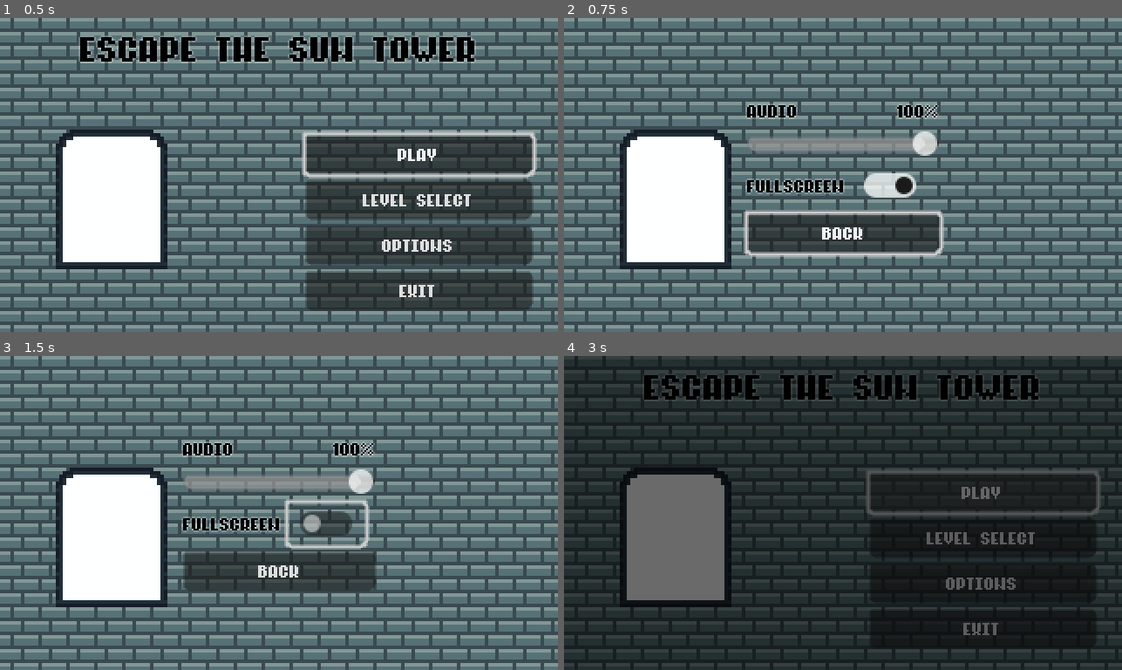
Above: before the commit, frames 1-4 (two rows, left to right).
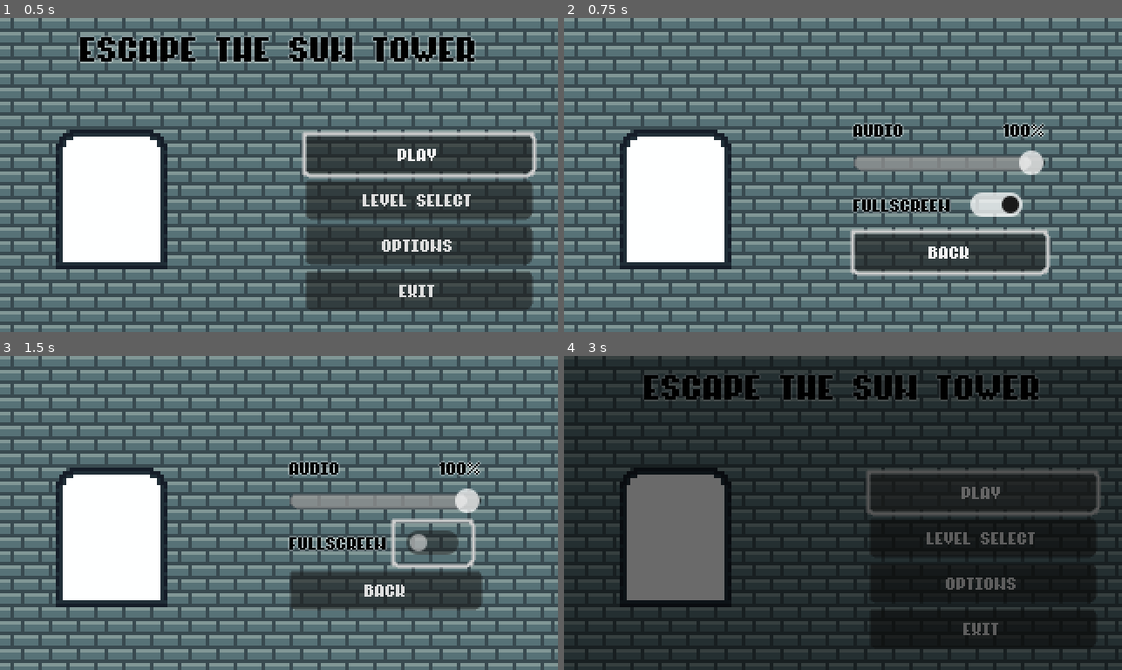
Above: after the commit, the same moments.

Repository: veren-damyanov/suntower
Game: Godot game, scene res://scenes/main_menu.tscn
The game is run twice, just before and just after one commit, with the same random seed, the same clock (stepped at 60 frames per second) and the same inputs.
Inputs (mouse positions are in pixels of both pictures, inside the frame that each line leads up to; where the layout moved, square brackets give the same spot in the first picture):
- Up to frame 1 (0.5 s): no input
- Up to frame 2 (0.75 s): click "Options" at 0.5 s
- Up to frame 3 (1.5 s): click (435, 541) [323, 522] at 1.25 s
- Up to frame 4 (3 s): click "Back" at 2 s; click "play" at 2.75 s

Frame 1 is identical in both runs. In frame 2, 15% of the frame differs, in the area x 32-88%, y 27-83%; in frame 3, 14%; in frame 4, nothing differs.

Commit message:
Rework options

Diff:
--- a/scenes/main_menu.tscn
+++ b/scenes/main_menu.tscn
@@ -21,7 +21,7 @@
 [node name="Title" type="Label" parent="VerticalContainer"]
 layout_mode = 2
 theme_override_font_sizes/font_size = 32
-text = "Escape the sun tower"
+text = "escape the sun tower"
 horizontal_alignment = 1
 vertical_alignment = 1
 
--- a/scenes/options.tscn
+++ b/scenes/options.tscn
@@ -4,58 +4,79 @@
 [ext_resource type="Theme" uid="uid://ba8w7uwv0in7s" path="res://assets/standard.tres" id="1_jov0o"]
 [ext_resource type="Texture2D" uid="uid://bkmvf0i2shuq6" path="res://assets/sprites/main_menu.png" id="3_crvvm"]
 
-[node name="Options" type="CenterContainer"]
+[node name="Options" type="MarginContainer"]
 anchors_preset = 15
 anchor_right = 1.0
 anchor_bottom = 1.0
 grow_horizontal = 2
 grow_vertical = 2
+theme = ExtResource("1_jov0o")
 script = ExtResource("1_hdc8s")
 
+[node name="MainMenu" type="Sprite2D" parent="."]
+z_index = -1
+position = Vector2(160, 90)
+texture = ExtResource("3_crvvm")
+
 [node name="VerticalContainer" type="VBoxContainer" parent="."]
-custom_minimum_size = Vector2(110, 0)
-layout_mode = 2
-theme = ExtResource("1_jov0o")
-
-[node name="AudioLabel" type="HBoxContainer" parent="VerticalContainer"]
 layout_mode = 2
 alignment = 1
 
-[node name="Label" type="Label" parent="VerticalContainer/AudioLabel"]
+[node name="Margin" type="Label" parent="VerticalContainer"]
+layout_mode = 2
+theme_override_font_sizes/font_size = 32
+horizontal_alignment = 1
+vertical_alignment = 1
+
+[node name="Horizontal" type="HBoxContainer" parent="VerticalContainer"]
+layout_mode = 2
+size_flags_horizontal = 8
+size_flags_vertical = 8
+
+[node name="Settings" type="VBoxContainer" parent="VerticalContainer/Horizontal"]
+custom_minimum_size = Vector2(110, 0)
+layout_mode = 2
+size_flags_horizontal = 8
+size_flags_vertical = 8
+theme = ExtResource("1_jov0o")
+
+[node name="AudioLabel" type="HBoxContainer" parent="VerticalContainer/Horizontal/Settings"]
+layout_mode = 2
+alignment = 1
+
+[node name="Label" type="Label" parent="VerticalContainer/Horizontal/Settings/AudioLabel"]
 layout_mode = 2
 text = "Audio"
 vertical_alignment = 1
 
-[node name="Percentage" type="Label" parent="VerticalContainer/AudioLabel"]
+[node name="Percentage" type="Label" parent="VerticalContainer/Horizontal/Settings/AudioLabel"]
 layout_mode = 2
 size_flags_horizontal = 3
 text = "100%"
 horizontal_alignment = 2
 vertical_alignment = 1
 
-[node name="AudioSlider" type="HSlider" parent="VerticalContainer"]
+[node name="AudioSlider" type="HSlider" parent="VerticalContainer/Horizontal/Settings"]
 layout_mode = 2
 value = 100.0
 
-[node name="Fullscreen" type="HBoxContainer" parent="VerticalContainer"]
+[node name="Fullscreen" type="HBoxContainer" parent="VerticalContainer/Horizontal/Settings"]
 layout_mode = 2
 
-[node name="Label" type="Label" parent="VerticalContainer/Fullscreen"]
+[node name="Label" type="Label" parent="VerticalContainer/Horizontal/Settings/Fullscreen"]
 layout_mode = 2
 text = "Fullscreen"
 
-[node name="Toggle" type="CheckButton" parent="VerticalContainer/Fullscreen"]
+[node name="Toggle" type="CheckButton" parent="VerticalContainer/Horizontal/Settings/Fullscreen"]
 layout_mode = 2
 button_pressed = true
 
-[node name="Back" type="Button" parent="VerticalContainer"]
+[node name="Back" type="Button" parent="VerticalContainer/Horizontal/Settings"]
 layout_mode = 2
 text = "Back"
 
-[node name="MainMenu" type="Sprite2D" parent="."]
-z_index = -1
-position = Vector2(160, 90)
-texture = ExtResource("3_crvvm")
+[node name="Margin" type="Label" parent="VerticalContainer/Horizontal"]
+layout_mode = 2
+text = "     "
 
-[connection signal="toggled" from="VerticalContainer/Fullscreen/Toggle" to="." method="_on_toggle_toggled"]
-[connection signal="pressed" from="VerticalContainer/Back" to="." method="_on_back_pressed"]
+[connection signal="pressed" from="VerticalContainer/Horizontal/Settings/Back" to="." method="_on_back_pressed"]
--- a/scripts/options.gd
+++ b/scripts/options.gd
@@ -1,8 +1,8 @@
-extends CenterContainer
+extends MarginContainer
 
 
 func _ready():
-    $VerticalContainer/Back.grab_focus()
+    $VerticalContainer/Horizontal/Settings/Back.grab_focus()
 
 func _on_back_pressed():
     get_tree().change_scene_to_file('res://scenes/main_menu.tscn')
